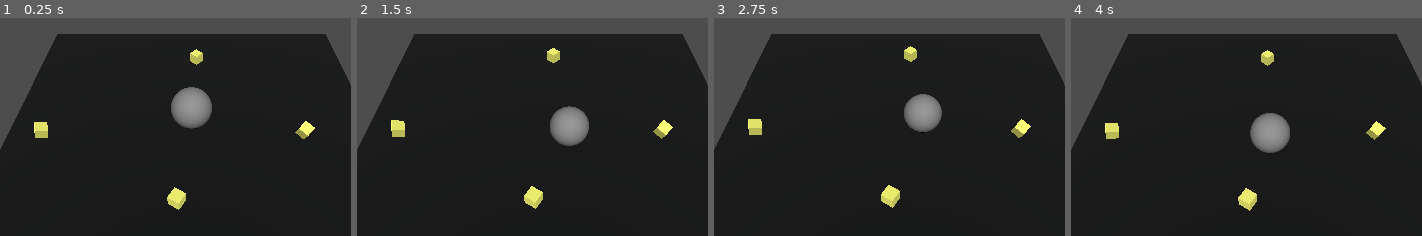
Above: before the commit, frames 1-4 (left to right).
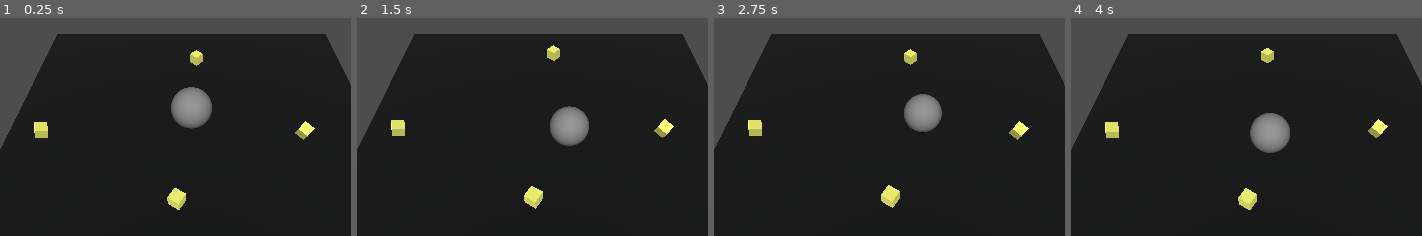
Above: after the commit, the same moments.

Repository: motionnblur/3d-prototype-godot
Game: Godot game, scene res://node_3d.tscn
Two runs of this game, one before a commit and one after it. Both use one fixed random seed, a clock stepped at 60 frames per second and the inputs below. The project has no main scene, so this scene is started directly.
Inputs (mouse positions are % of the whole screen's width and height, from its top left):
- Up to frame 1 (0.25 s): no input
- Up to frame 2 (1.5 s): move the mouse to (82, 46) at 0.52 s; hold A (KEY_A) 0.53-1.28 s; move the mouse to (34, 57) at 1.27 s; tap D (KEY_D) at 1.35 s
- Up to frame 3 (2.75 s): move the mouse to (68, 29) at 2.02 s; hold S (KEY_S) from 2.03 s (still down)
- Up to frame 4 (4 s): move the mouse to (51, 72) at 2.77 s; release S (KEY_S) at 2.78 s; tap W (KEY_W) at 2.85 s; move the mouse to (91, 67) at 3.52 s; hold A (KEY_A) from 3.53 s (still down)
The pictures show only the part of the screen within x 30-80%, y 20-70%; the shares and areas given below are measured in that part.

The runs differ from the first frame. In frame 1, less than 0.1% of the frame differs, in the area x 9-90%, y 14-89%; in frame 2, 0.2%; in frame 3, 0.4%, in the area x 9-91%, y 12-87%; in frame 4, 0.3%.

Commit message:
Add randomization to coin anims

Diff:
--- /dev/null
+++ b/animation_player.gd
@@ -0,0 +1,6 @@
+extends AnimationPlayer
+
+
+func _ready() -> void:
+	await get_tree().create_timer(randf()).timeout
+	play("coin_anim")
--- a/coin.tscn
+++ b/coin.tscn
@@ -1,4 +1,6 @@
-[gd_scene load_steps=7 format=3 uid="uid://d11jf4p1rle2a"]
+[gd_scene load_steps=8 format=3 uid="uid://d11jf4p1rle2a"]
+
+[ext_resource type="Script" path="res://animation_player.gd" id="1_o3gaq"]
 
 [sub_resource type="BoxShape3D" id="BoxShape3D_wbg41"]
 
@@ -6,6 +8,42 @@
 
 [sub_resource type="StandardMaterial3D" id="StandardMaterial3D_t1qkg"]
 albedo_color = Color(1, 1, 0.458824, 1)
+
+[sub_resource type="Animation" id="Animation_8fnjg"]
+length = 0.001
+tracks/0/type = "bezier"
+tracks/0/imported = false
+tracks/0/enabled = true
+tracks/0/path = NodePath("MeshInstance3D:position:x")
+tracks/0/interp = 1
+tracks/0/loop_wrap = true
+tracks/0/keys = {
+"handle_modes": PackedInt32Array(0),
+"points": PackedFloat32Array(0, -0.25, 0, 0.25, 0),
+"times": PackedFloat32Array(0)
+}
+tracks/1/type = "bezier"
+tracks/1/imported = false
+tracks/1/enabled = true
+tracks/1/path = NodePath("MeshInstance3D:position:y")
+tracks/1/interp = 1
+tracks/1/loop_wrap = true
+tracks/1/keys = {
+"handle_modes": PackedInt32Array(0),
+"points": PackedFloat32Array(0, -0.25, 0, 0.25, 0),
+"times": PackedFloat32Array(0)
+}
+tracks/2/type = "bezier"
+tracks/2/imported = false
+tracks/2/enabled = true
+tracks/2/path = NodePath("MeshInstance3D:position:z")
+tracks/2/interp = 1
+tracks/2/loop_wrap = true
+tracks/2/keys = {
+"handle_modes": PackedInt32Array(0),
+"points": PackedFloat32Array(0, -0.25, 0, 0.25, 0),
+"times": PackedFloat32Array(0)
+}
 
 [sub_resource type="Animation" id="Animation_1fjg7"]
 resource_name = "coin_anim"
@@ -45,42 +83,6 @@
 "times": PackedFloat32Array(0, 1, 2)
 }
 
-[sub_resource type="Animation" id="Animation_8fnjg"]
-length = 0.001
-tracks/0/type = "bezier"
-tracks/0/imported = false
-tracks/0/enabled = true
-tracks/0/path = NodePath("MeshInstance3D:position:x")
-tracks/0/interp = 1
-tracks/0/loop_wrap = true
-tracks/0/keys = {
-"handle_modes": PackedInt32Array(0),
-"points": PackedFloat32Array(0, -0.25, 0, 0.25, 0),
-"times": PackedFloat32Array(0)
-}
-tracks/1/type = "bezier"
-tracks/1/imported = false
-tracks/1/enabled = true
-tracks/1/path = NodePath("MeshInstance3D:position:y")
-tracks/1/interp = 1
-tracks/1/loop_wrap = true
-tracks/1/keys = {
-"handle_modes": PackedInt32Array(0),
-"points": PackedFloat32Array(0, -0.25, 0, 0.25, 0),
-"times": PackedFloat32Array(0)
-}
-tracks/2/type = "bezier"
-tracks/2/imported = false
-tracks/2/enabled = true
-tracks/2/path = NodePath("MeshInstance3D:position:z")
-tracks/2/interp = 1
-tracks/2/loop_wrap = true
-tracks/2/keys = {
-"handle_modes": PackedInt32Array(0),
-"points": PackedFloat32Array(0, -0.25, 0, 0.25, 0),
-"times": PackedFloat32Array(0)
-}
-
 [sub_resource type="AnimationLibrary" id="AnimationLibrary_8rffk"]
 _data = {
 "RESET": SubResource("Animation_8fnjg"),
@@ -94,7 +96,6 @@
 shape = SubResource("BoxShape3D_wbg41")
 
 [node name="MeshInstance3D" type="MeshInstance3D" parent="."]
-transform = Transform3D(1, 0, 0, 0, 1, 0, 0, 0, 1, 0, 0, 0)
 mesh = SubResource("BoxMesh_6vt5u")
 surface_material_override/0 = SubResource("StandardMaterial3D_t1qkg")
 
@@ -102,4 +103,4 @@
 libraries = {
 "": SubResource("AnimationLibrary_8rffk")
 }
-autoplay = "coin_anim"
+script = ExtResource("1_o3gaq")
